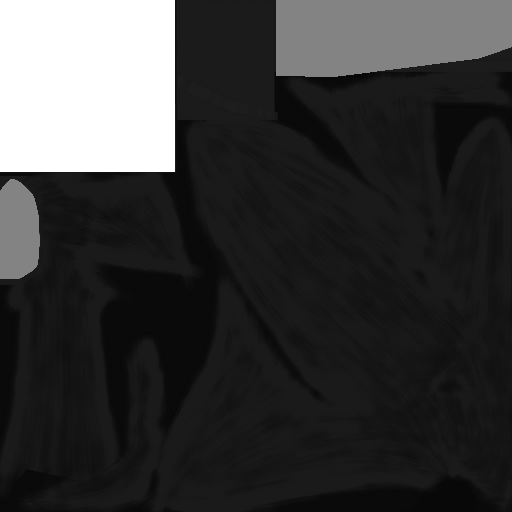
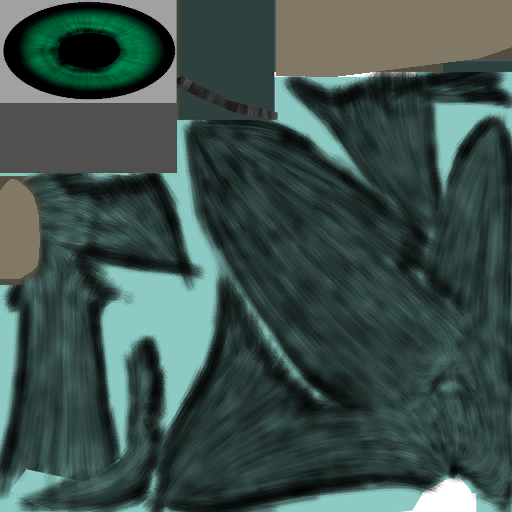
Before/after of a 512×512 layered artwork. What changed in the layer stack:
renamed "dark" to "tex", painted on it over [0, 0, 512, 512]
removed layer "skin" over [0, 0, 512, 279]
removed layer "darkness" (was 91%) over [0, 0, 512, 512]
removed layer "body copy #2" over [0, 0, 512, 512]
removed layer "body copy #1" over [0, 0, 512, 512]
removed layer "body copy" over [0, 0, 512, 512]
removed layer "body" over [0, 0, 512, 512]
removed layer "\" over [0, 0, 512, 512]
